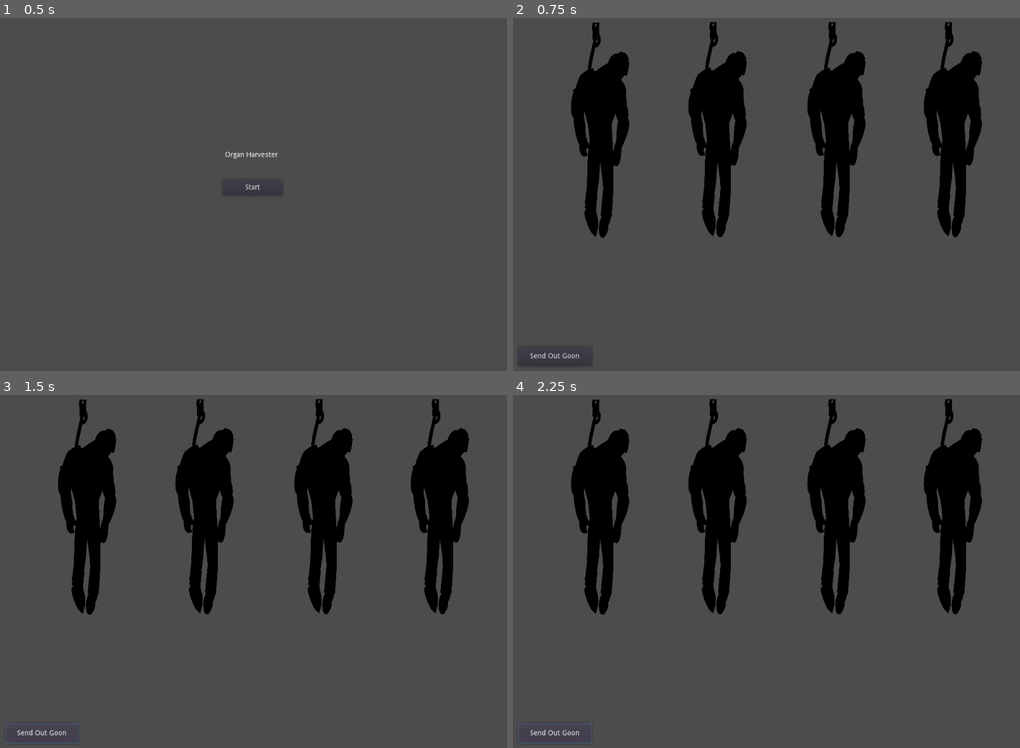
Above: before the commit, frames 1-4 (two rows, left to right).
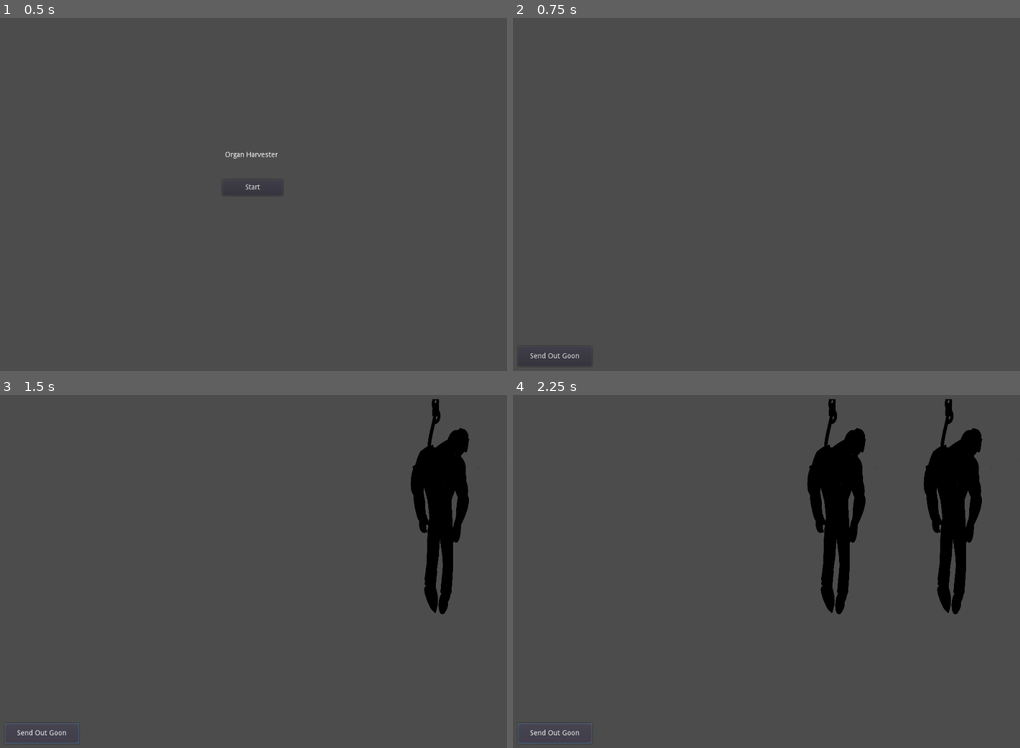
Above: after the commit, the same moments.

Repository: HelmetBugg/OrganHarvester
Game: Godot game, scene res://Main.tscn
The game is run twice, just before and just after one commit, with the same random seed, the same clock (stepped at 60 frames per second) and the same inputs.
Inputs:
- Up to frame 1 (0.5 s): no input
- Up to frame 2 (0.75 s): click "Start" at 0.5 s
- Up to frame 3 (1.5 s): click "Send Out Goon" at 1.25 s
- Up to frame 4 (2.25 s): click "Send Out Goon" at 2 s

Frame 1 is identical in both runs. In frame 2, 15% of the frame differs, in the area x 11-93%, y 1-63%; in frame 3, 11%; in frame 4, 7.4%.

Commit message:
added it so good can go get bodies, some placeholder art

Diff:
--- a/Button.gd
+++ b/Button.gd
@@ -1,8 +1,4 @@
 extends Button
-
-# Called when the node enters the scene tree for the first time.
-func _ready():
-	pass # Replace with function body.
 
 func _on_Button_pressed():
 	get_tree().change_scene_to(load('res://basement.tscn'))
--- /dev/null
+++ b/GoonButton.gd
@@ -0,0 +1,8 @@
+extends Button
+
+func _on_GoonButton_pressed():
+	var bodies = get_tree().get_nodes_in_group("bodies")
+	for body in bodies:
+		if !body.active:
+			body.toggleActive()
+			return
--- a/basement.tscn
+++ b/basement.tscn
@@ -1,15 +1,17 @@
-[gd_scene load_steps=2 format=2]
+[gd_scene load_steps=3 format=2]
 
 [ext_resource path="res://body.tscn" type="PackedScene" id=1]
+[ext_resource path="res://GoonButton.gd" type="Script" id=2]
 
 [node name="Node2D" type="Node2D"]
 
-[node name="Button" type="Button" parent="."]
+[node name="GoonButton" type="Button" parent="."]
 margin_left = 12.0
 margin_top = 651.0
 margin_right = 158.0
 margin_bottom = 691.0
 text = "Send Out Goon"
+script = ExtResource( 2 )
 
 [node name="body1" parent="." instance=ExtResource( 1 )]
 position = Vector2( 769, 13 )
@@ -22,3 +24,5 @@
 
 [node name="body4" parent="." instance=ExtResource( 1 )]
 position = Vector2( 75, 14 )
+
+[connection signal="pressed" from="GoonButton" to="GoonButton" method="_on_GoonButton_pressed"]
--- /dev/null
+++ b/body.gd
@@ -0,0 +1,15 @@
+extends Node2D
+
+var active = true
+
+func _ready():
+	toggleActive()
+	add_to_group("bodies")
+
+func toggleActive():
+	if active:
+		$graphic.visible = false
+		active = false
+	else:
+		$graphic.visible = true
+		active = true
--- a/body.tscn
+++ b/body.tscn
@@ -1,8 +1,10 @@
-[gd_scene load_steps=2 format=2]
+[gd_scene load_steps=3 format=2]
 
 [ext_resource path="res://art/placeholder_hanging_body.png" type="Texture" id=1]
+[ext_resource path="res://body.gd" type="Script" id=2]
 
 [node name="body" type="Node2D"]
+script = ExtResource( 2 )
 
 [node name="graphic" type="Sprite" parent="."]
 position = Vector2( 112.5, 226 )
